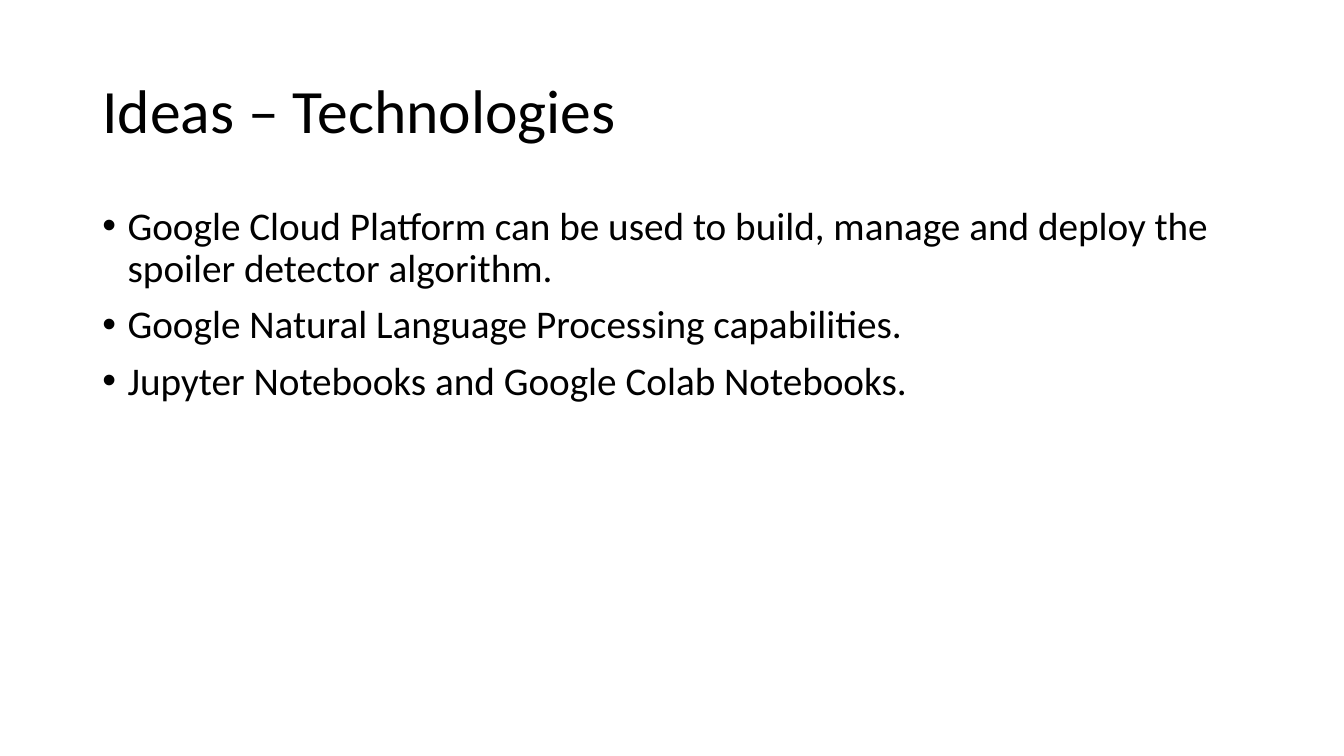
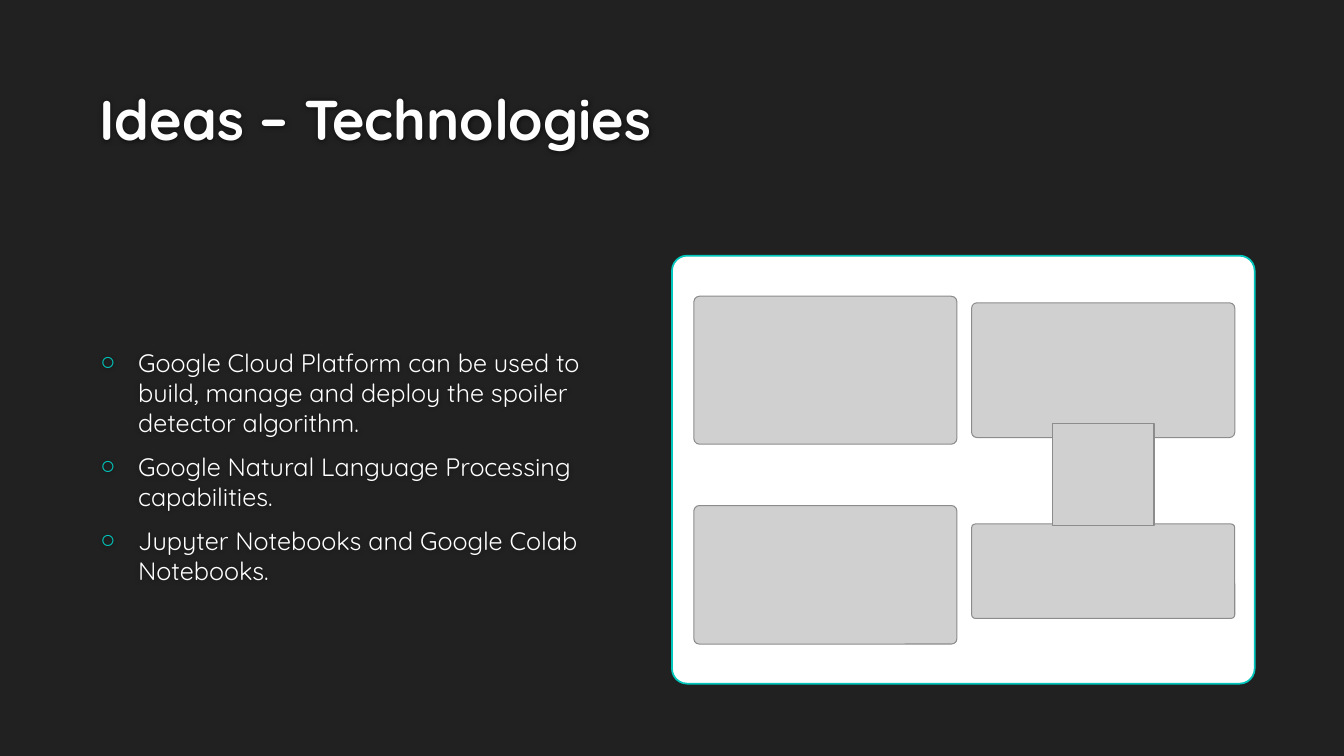
Before and after one commit to radroid/spoiler-buster, a slide deck: slide 6 of Capstone/docs/ppt/Intro-presentation.pptx (slide 5 before the commit). Drawn at 1344x756 pixels with LibreOffice and Linux fonts; fonts in the diff are those of the drawing; grey boxes stand for pictures; background and template pictures are left out. Boxes give left, top, right and bottom in pixels: in the first picture for what was removed or moved away, otherwise in the second. Text is boxed around its words. In the diff, an @@ line names an element or a change of style, - is before the commit and + after.

```diff
--- a/Capstone/docs/ppt/Intro-presentation.pptx
+++ b/Capstone/docs/ppt/Intro-presentation.pptx
@@ background #FFFFFF to #212121 @@
@@ title "Ideas – Technologies": place and size @@
-title "Ideas – Technologies" at <box>102,90,616,144</box>
+title "Ideas – Technologies" at <box>99,98,651,151</box>
@@ title "Ideas – Technologies" at <box>99,98,651,151</box>: size 44 to 40 pt, font Calibri to Quicksand, text colour #000000 to #FEFEFE, bold on; line spacing 0.9 to 1; vertical alignment middle to bottom @@
@@ text "Google Cloud Platform can be ...": place and size @@
-text "Google Cloud Platform can be ..." at <box>128,212,1208,402</box>
+text "Google Cloud Platform can be ..." at <box>138,353,579,581</box>
@@ text "Google Cloud Platform can be ..." at <box>138,353,579,581</box>: size 28 to 18 pt, font Calibri to Quicksand, text colour #000000 to #FFFFFF; bullet • to ○; line spacing 0.9 to 1; vertical alignment top to middle @@
@@ rounded rectangle added at <box>673,256,1255,685</box>, fill #FFFFFF, outline #00C6BB 1.25 pt @@
@@ picture added at <box>694,296,957,445</box> @@
@@ picture added at <box>972,302,1235,438</box> @@
@@ picture added at <box>1053,423,1154,525</box> @@
@@ picture added at <box>694,506,957,644</box> @@
@@ picture added at <box>972,524,1235,619</box> @@
```
Also in this commit, not shown: 6 other slides changed, 1 slide added.
